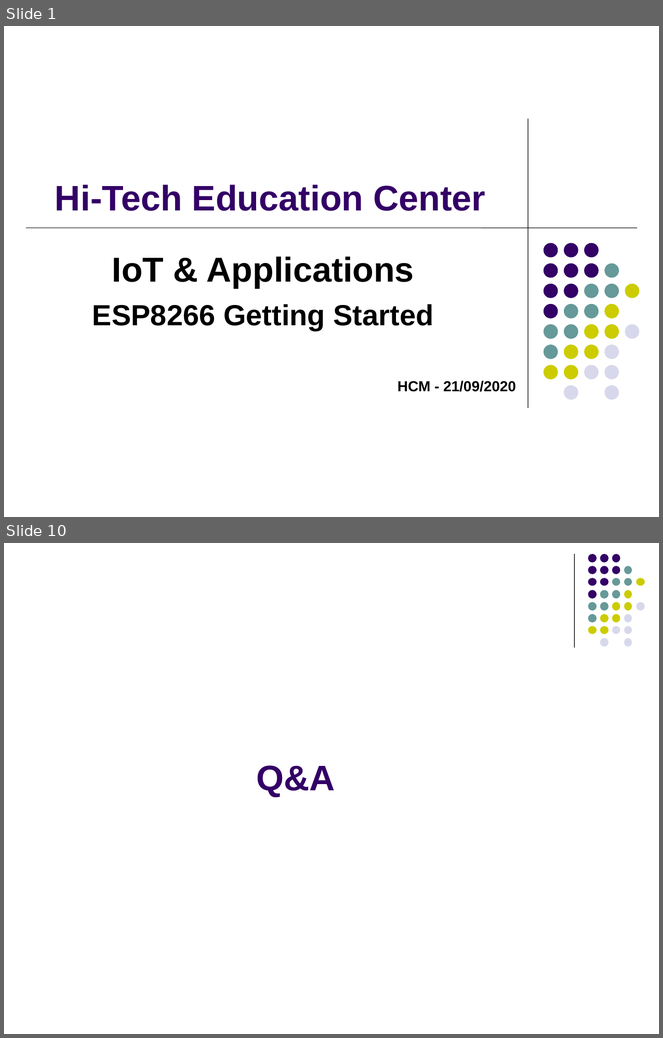
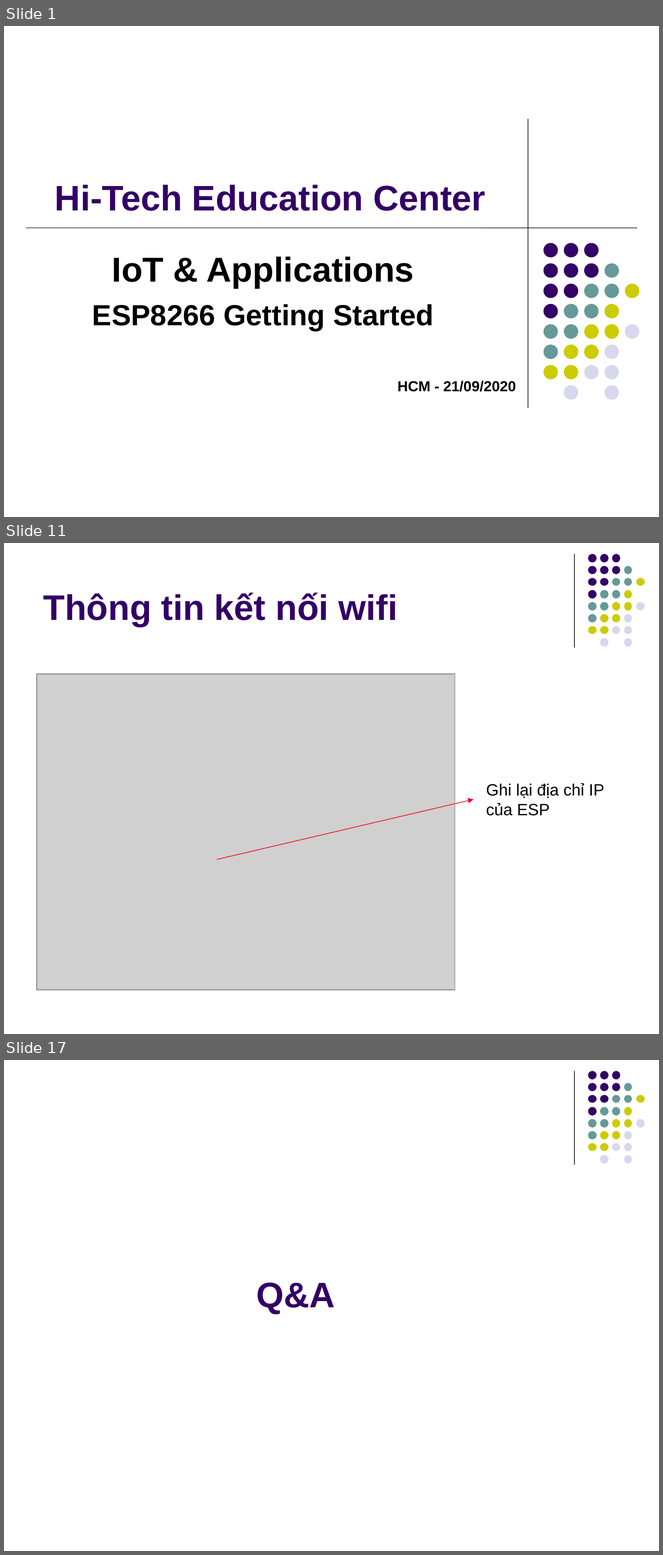
Before and after one commit to kmtekvn/hi-tech, a slide deck: 01.slides/Buoi 2 - ESP8266 Basic/02 - Giao tiếp ESP8266.ppt. Shown one above the other, each under a label of ours: slides 1 and 10 before the commit, slides 1, 11 and 17 after it; the slides between them are not shown. The pictures are 663x1038 and 663x1555 pixels, drawn with LibreOffice and Linux fonts; fonts in the diff are those of the drawing; grey boxes stand for pictures. Boxes give left, top, right and bottom in pixels: in the first picture for what was removed or moved away, otherwise in the second. Text is boxed around its words. In the diff, an @@ line names an element or a change of style, - is before the commit and + after.

```diff
--- a/01.slides/Buoi 2 - ESP8266 Basic/02 - Giao tiếp ESP8266.ppt
+++ b/01.slides/Buoi 2 - ESP8266 Basic/02 - Giao tiếp ESP8266.ppt
@@ slide 11 added at (4,543,659,1034), background #FFFFFF; not listed: 32 template elements that a slide beside it also shows @@
@@ title added at (44,592,398,626), 39 pt, text #330066, bold @@
+Thông tin kết nối wifi
@@ picture added at (37,674,455,990) @@
@@ text added at (486,783,605,816), 18 pt, text #000000 @@
+Ghi lại địa chỉ IP của ESP
@@ arrow added from (217, 860) to (474, 800), #F30521 0.74 pt @@
@@ what was slide 10 is now slide 17 @@
```
Also in this commit, not shown: 2 slides changed, 12 other slides added, 6 slides removed, 3 other files.
